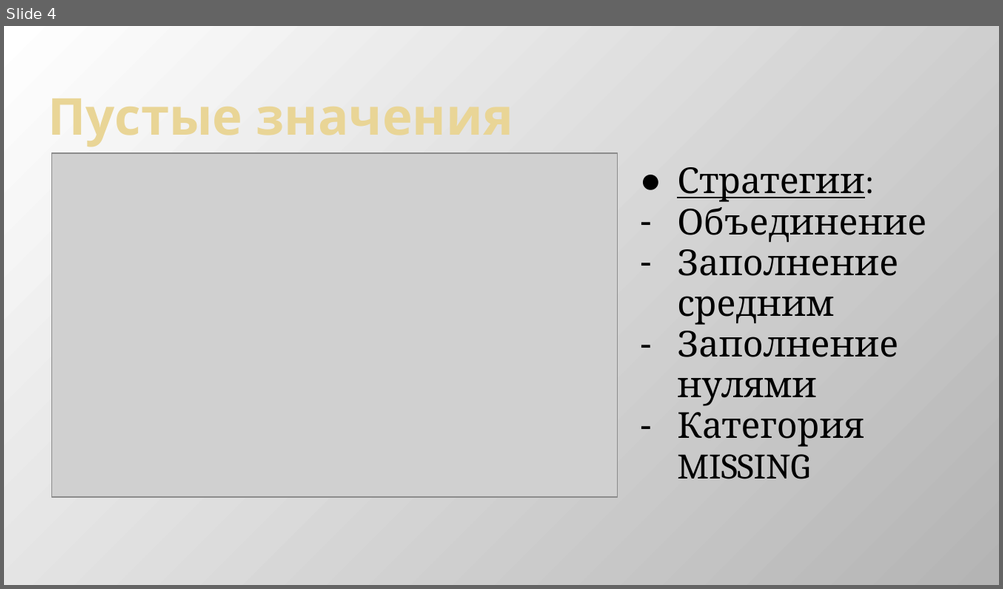
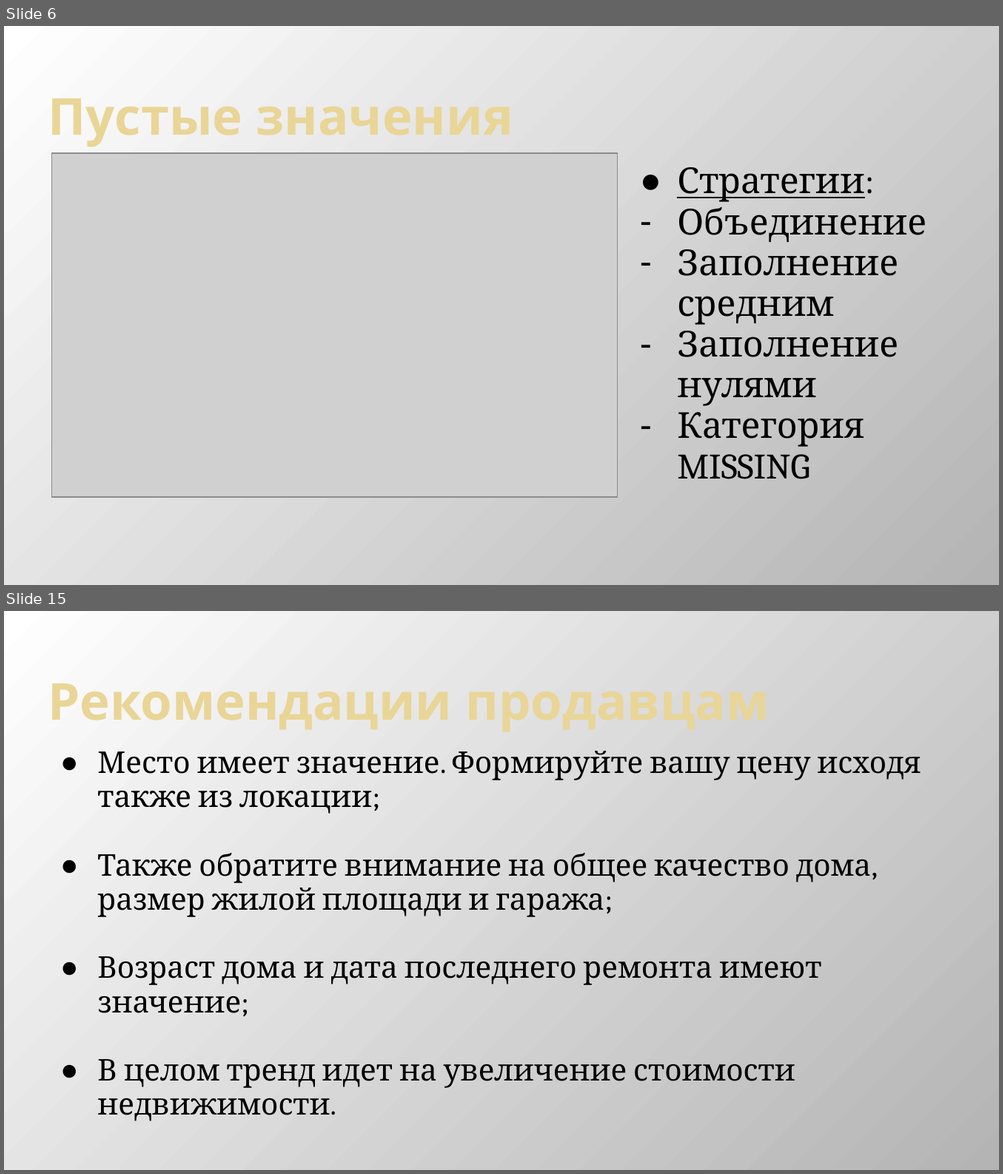
Before and after one commit to Dimildizio/DS_course, a slide deck: gradient-boosting/reports/House prices.pptx. Shown one above the other, each under a label of ours: slide 4 before the commit, slides 6 and 15 after it; the slides between them are not shown. The pictures are 1003x589 and 1003x1174 pixels, drawn with LibreOffice and Linux fonts; fonts in the diff are those of the drawing; grey boxes stand for pictures. Boxes give left, top, right and bottom in pixels: in the first picture for what was removed or moved away, otherwise in the second. Text is boxed around its words. In the diff, an @@ line names an element or a change of style, - is before the commit and + after.

```diff
--- a/gradient-boosting/reports/House prices.pptx
+++ b/gradient-boosting/reports/House prices.pptx
@@ slide 15 added at box(4, 611, 999, 1170), background gradient #FFFFFF to #B4B4B4 @@
@@ title added at box(48, 684, 452, 730), 36.9 pt, text gradient #EAD696 to #E7D081, bold @@
+Рекомендации продавцам
@@ text added at box(97, 751, 920, 1122), 21.7 pt, text #000000 @@
+● Место имеет значение. Формируйте вашу цену исходя также из локации;
+● Также обратите внимание на общее качество дома, размер жилой площади и гаража;
+● Возраст дома и дата последнего ремонта имеют значение;
+● В целом тренд идет на увеличение стоимости недвижимости.
@@ what was slide 4 is now slide 6 @@
```
Also in this commit, not shown: 10 slides changed, 2 other slides added, 1 slide removed.
